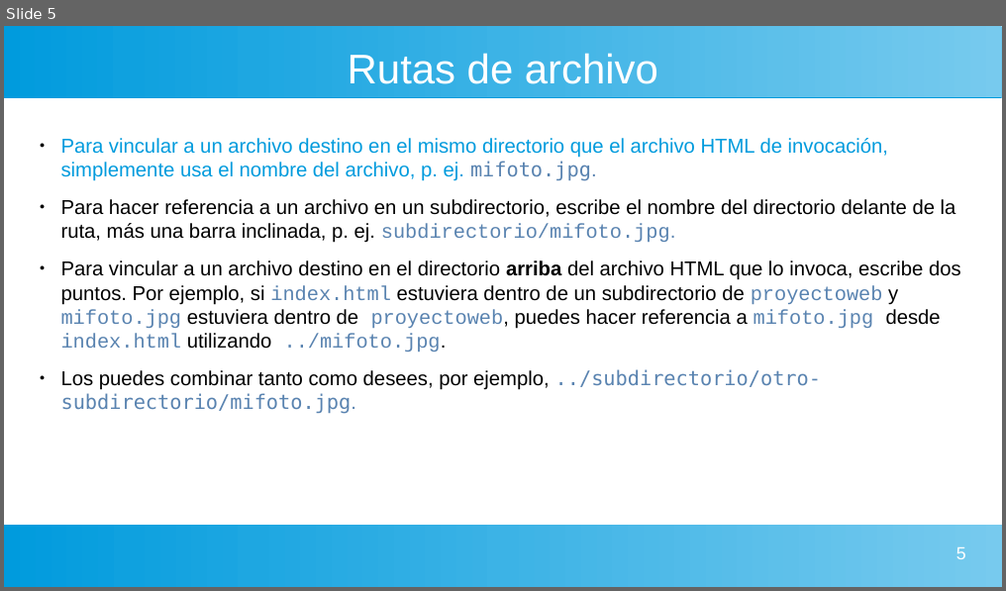
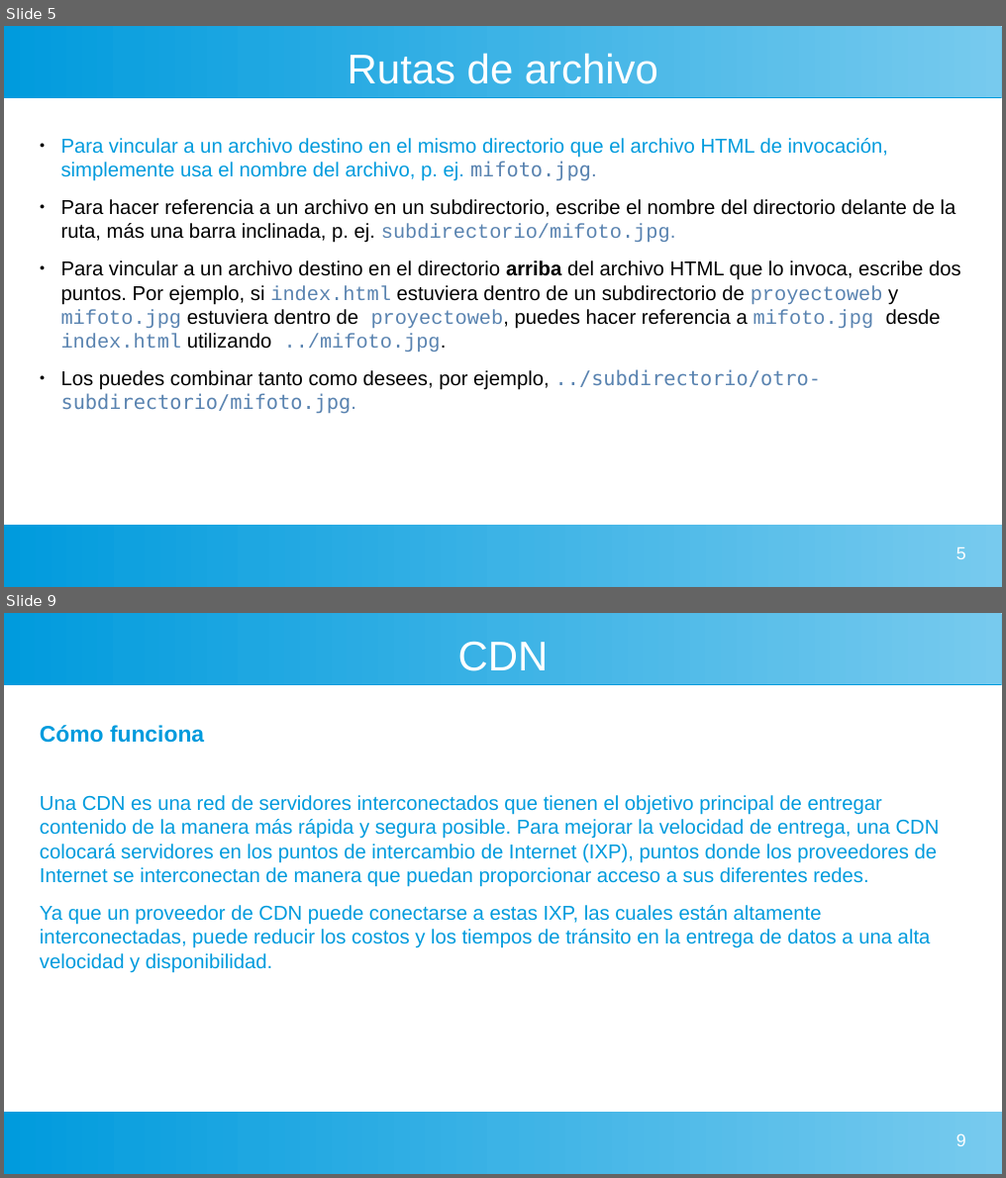
Before and after one commit to gaizkamg/HTML-CSS-Entregable, a slide deck: Presentacion/Directorios.odp. Shown one above the other, each under a label of ours: slide 5 before the commit, slides 5 and 9 after it; the slides between them are not shown. The pictures are 1006x591 and 1006x1178 pixels, drawn with LibreOffice and Linux fonts; fonts in the diff are those of the drawing. Boxes give left, top, right and bottom in pixels: in the first picture for what was removed or moved away, otherwise in the second. Text is boxed around its words. In the diff, an @@ line names an element or a change of style, - is before the commit and + after.

```diff
--- a/Presentacion/Directorios.odp
+++ b/Presentacion/Directorios.odp
@@ slide 9 added at [4, 613, 1002, 1174], background #FFFFFF; not listed: 2 template elements that a slide beside it also shows @@
@@ title added at [458, 642, 548, 671], 33 pt, text #FFFFFF @@
+CDN
@@ text added at [40, 725, 940, 973], 16 pt, text #009BDD @@
+Cómo funciona
+Una CDN es una red de servidores interconectados que tienen el objetivo principal de entregar contenido de la manera más rápida y segura posible. Para mejorar la velocidad de entrega, una CDN colocará servidores en los puntos de intercambio de Internet (IXP), puntos donde los proveedores de Internet se interconectan de manera que puedan proporcionar acceso a sus diferentes redes.
+Ya que un proveedor de CDN puede conectarse a estas IXP, las cuales están altamente interconectadas, puede reducir los costos y los tiempos de tránsito en la entrega de datos a una alta velocidad y disponibilidad.
@@ page number added at [956, 1134, 966, 1147], 14 pt, text #FFFFFF @@
+9
```
Also in this commit, not shown: 1 slide changed, 5 other slides added.
